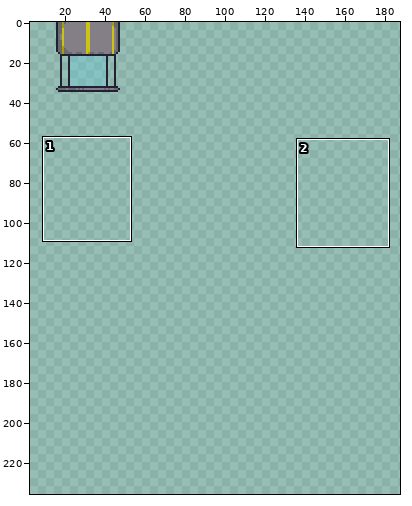
File history of a sprite sheet, Assets/Sprites/Dispenser.png. The picture above shows the old version from afar; the outline marks the close-up.
Close-up. The starting point:
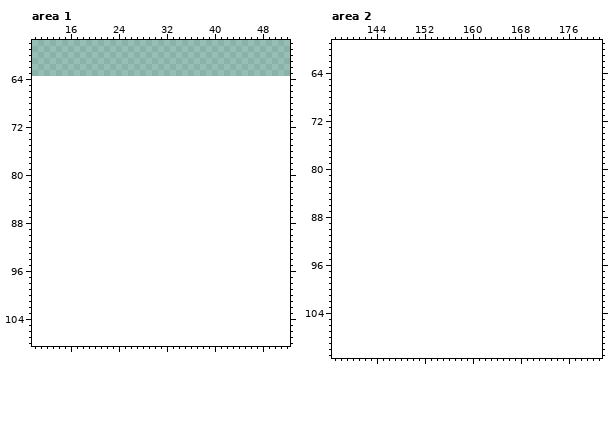
The file is 64x64 pixels. Shown: area 1: x 10..52, y 58..108; area 2: x 137..181, y 59..111. The old version is drawn lined up with the new one, on the new canvas. The wide view leaves out empty margins. The commit also changed other parts of the picture, which this record leaves out.
After the commit:
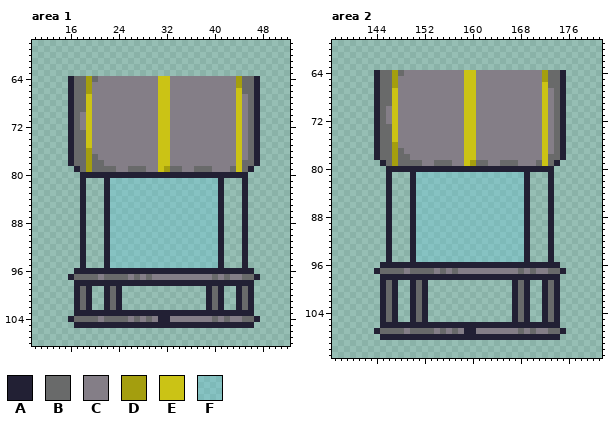
Palette (. is transparent): A #222034  B #696a6a  C #847e87  D #a49e0e  E #cbc315  F #5fcde449
Changes in this commit:
canvas 64x64 -> 192x256
Area 1:
y 64: x 16..47 ................................ -> ABBDBCCCCCCCCCCEECCCCCCCCCCCDBBA
y 65: x 16..47 ................................ -> ABBDCCCCCCCCCCCEECCCCCCCCCCCDBBA
y 66: x 16..47 ................................ -> ABBDCCCCCCCCCCCEECCCCCCCCCCCEBBA
y 67..69: x 16..47 ................................ -> ABBECCCCCCCCCCCEECCCCCCCCCCCECBA
y 70..72: x 16..47 ................................ -> ABCECCCCCCCCCCCEECCCCCCCCCCCECBA
y 73..75: x 16..47 ................................ -> ABBECCCCCCCCCCCEECCCCCCCCCCCECBA
y 76: x 16..47 ................................ -> ABBDCCCCCCCCCCCEECCCCCCCCCCCECBA
y 77: x 16..47 ................................ -> ABBDBCCCCCCCCCCEECCCCCCCCCCCECBA
y 78: x 16..47 ................................ -> ABBDBBCCCCCCCCCEECCCCCCCCCCCEBBA
y 79: x 17..46 .............................. -> ABDBBBBCCBBBCCEDBBCCBBBCCCBEBA
y 80: x 18..45 ............................ -> AAAAAAAAAAAAAAAAAAAAAAAAAAAA
y 81..95: x 18 . -> A; x 22..41 .................... -> AFFFFFFFFFFFFFFFFFFA; x 45 . -> A
y 96: x 17..46 .............................. -> AAAAAAAAAAAAAAAAAAAAAAAAAAAAAA
y 97: x 16..47 ................................ -> ABBBBCBBBBCBCBCCCCCCCCCCBCBCCBBA
y 98: x 17..46 .............................. -> AAAAAAAAAAAAAAAAAAAAAAAAAAAAAA
y 99..102: x 17..19 ... -> ABA; x 22..24 ... -> ABA; x 39..41 ... -> ABA; x 44..46 ... -> ABA
y 103: x 17..46 .............................. -> AAAAAAAAAAAAAAAAAAAAAAAAAAAAAA
y 104: x 16..47 ................................ -> ABBBBCBBBBCBCBCAACCCCCCCBCBCCBBA
y 105: x 17..46 .............................. -> AAAAAAAAAAAAAAAAAAAAAAAAAAAAAA
Area 2:
y 64: x 144..175 ................................ -> ABBDBCCCCCCCCCCEECCCCCCCCCCCDBBA
y 65: x 144..175 ................................ -> ABBDCCCCCCCCCCCEECCCCCCCCCCCDBBA
y 66: x 144..175 ................................ -> ABBDCCCCCCCCCCCEECCCCCCCCCCCEBBA
y 67..69: x 144..175 ................................ -> ABBECCCCCCCCCCCEECCCCCCCCCCCECBA
y 70..72: x 144..175 ................................ -> ABCECCCCCCCCCCCEECCCCCCCCCCCECBA
y 73..75: x 144..175 ................................ -> ABBECCCCCCCCCCCEECCCCCCCCCCCECBA
y 76: x 144..175 ................................ -> ABBDCCCCCCCCCCCEECCCCCCCCCCCECBA
y 77: x 144..175 ................................ -> ABBDBCCCCCCCCCCEECCCCCCCCCCCECBA
y 78: x 144..175 ................................ -> ABBDBBCCCCCCCCCEECCCCCCCCCCCEBBA
y 79: x 145..174 .............................. -> ABDBBBBCCBBBCCEDBBCCBBBCCCBEBA
y 80: x 146..173 ............................ -> AAAAAAAAAAAAAAAAAAAAAAAAAAAA
y 81..95: x 146 . -> A; x 150..169 .................... -> AFFFFFFFFFFFFFFFFFFA; x 173 . -> A
y 96: x 145..174 .............................. -> AAAAAAAAAAAAAAAAAAAAAAAAAAAAAA
y 97: x 144..175 ................................ -> ABBBBCBBBBCBCBCCCCCCCCCCBCBCCBBA
y 98: x 145..174 .............................. -> AAAAAAAAAAAAAAAAAAAAAAAAAAAAAA
y 99..105: x 145..147 ... -> ABA; x 150..152 ... -> ABA; x 167..169 ... -> ABA; x 172..174 ... -> ABA
y 106: x 145..174 .............................. -> AAAAAAAAAAAAAAAAAAAAAAAAAAAAAA
y 107: x 144..175 ................................ -> ABBBBCBBBBCBCBCAACCCCCCCBCBCCBBA
y 108: x 145..174 .............................. -> AAAAAAAAAAAAAAAAAAAAAAAAAAAAAA
Where, in picture pixels (left, top, right, bottom), the same in both close-ups:
added: (68, 76, 260, 328)
added: (374, 70, 566, 340)
